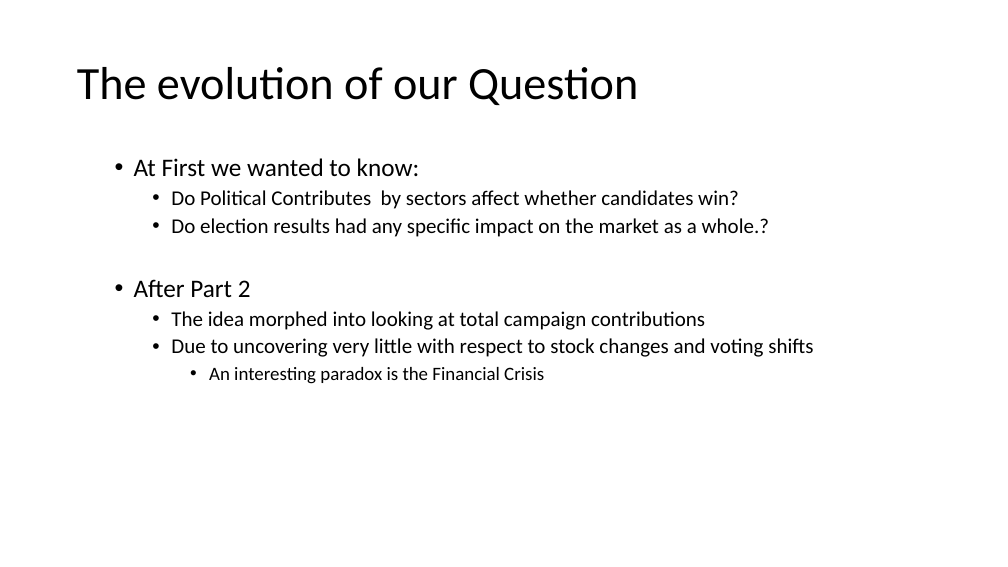
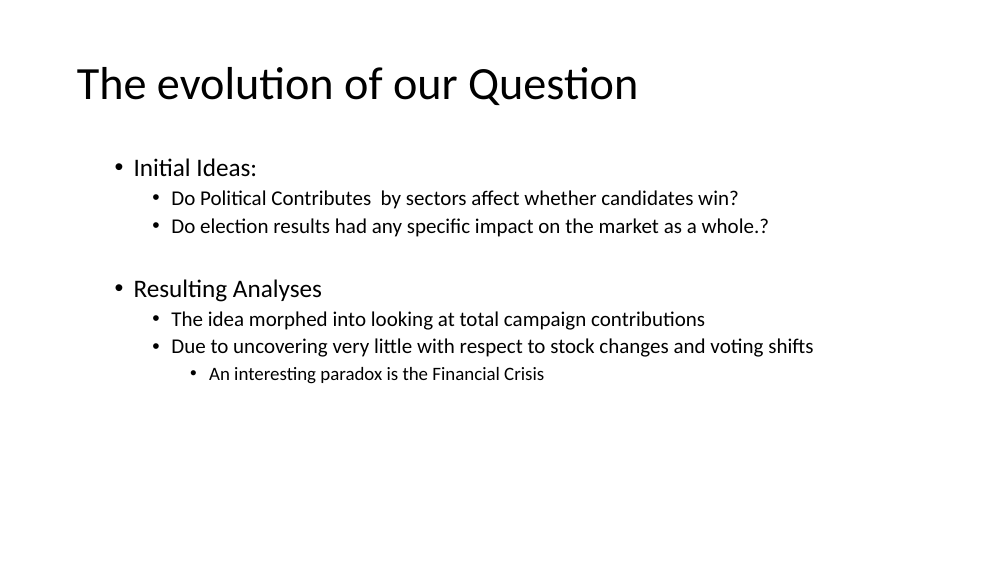
Before and after one commit to arifyali/50-percent-Chance-of-Awesome, a slide deck: slide 26 of Combined Slidedeck.pptx (slide 20 before the commit). Drawn at 1008x567 pixels with LibreOffice and Linux fonts; fonts in the diff are those of the drawing. Boxes give left, top, right and bottom in pixels: in the first picture for what was removed or moved away, otherwise in the second. Text is boxed around its words. In the diff, an @@ line names an element or a change of style, - is before the commit and + after.

```diff
--- a/Combined Slidedeck.pptx
+++ b/Combined Slidedeck.pptx
@@ text at (134,158,257,177): text changed @@
-  • At First we wanted to know:
+  • Initial Ideas:
@@ text at (134,279,322,302): text changed @@
-  • After Part 2
+  • Resulting Analyses
```
Also in this commit, not shown: 2 other slides changed, 6 slides added, 1 slide removed.
